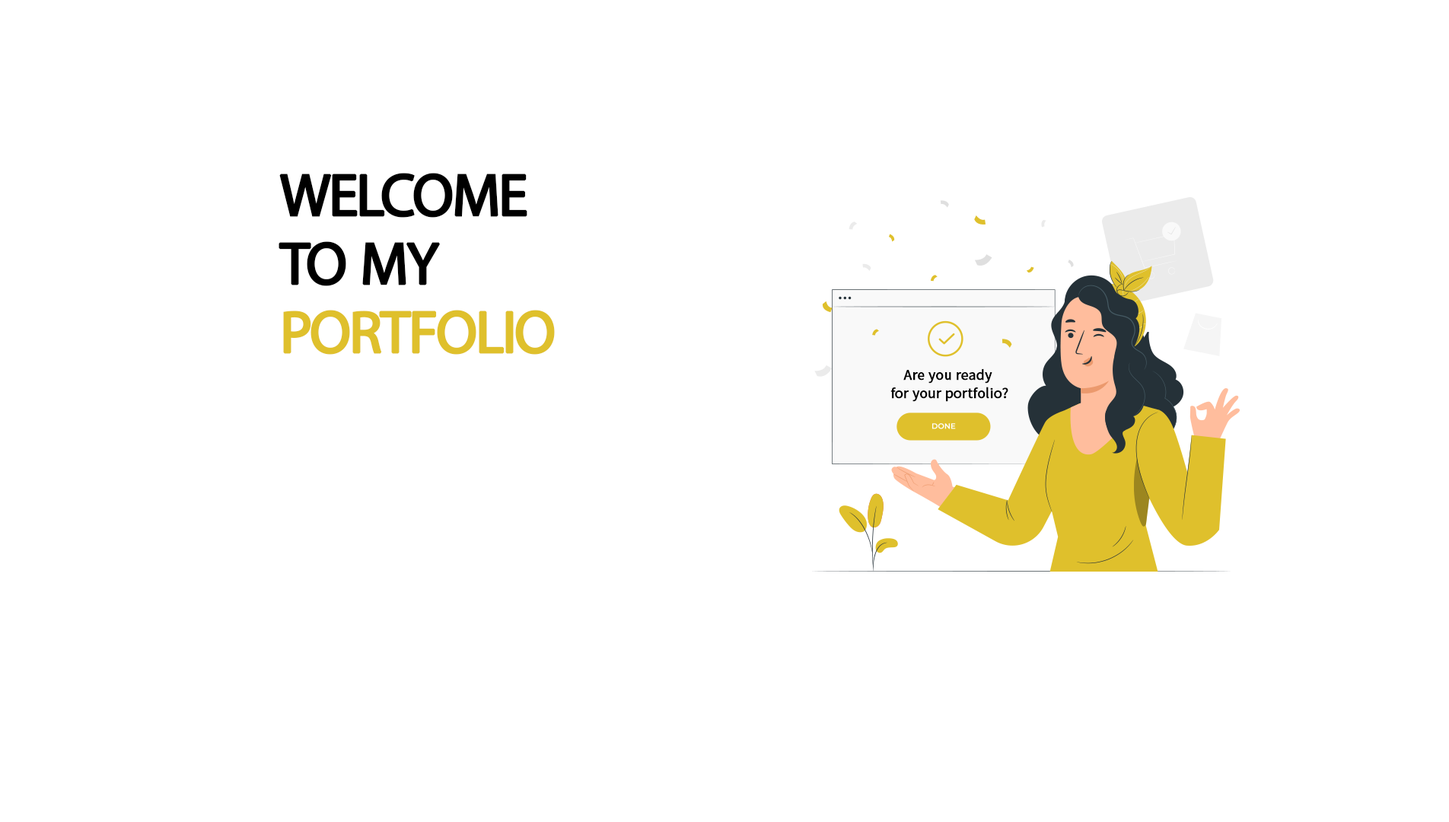
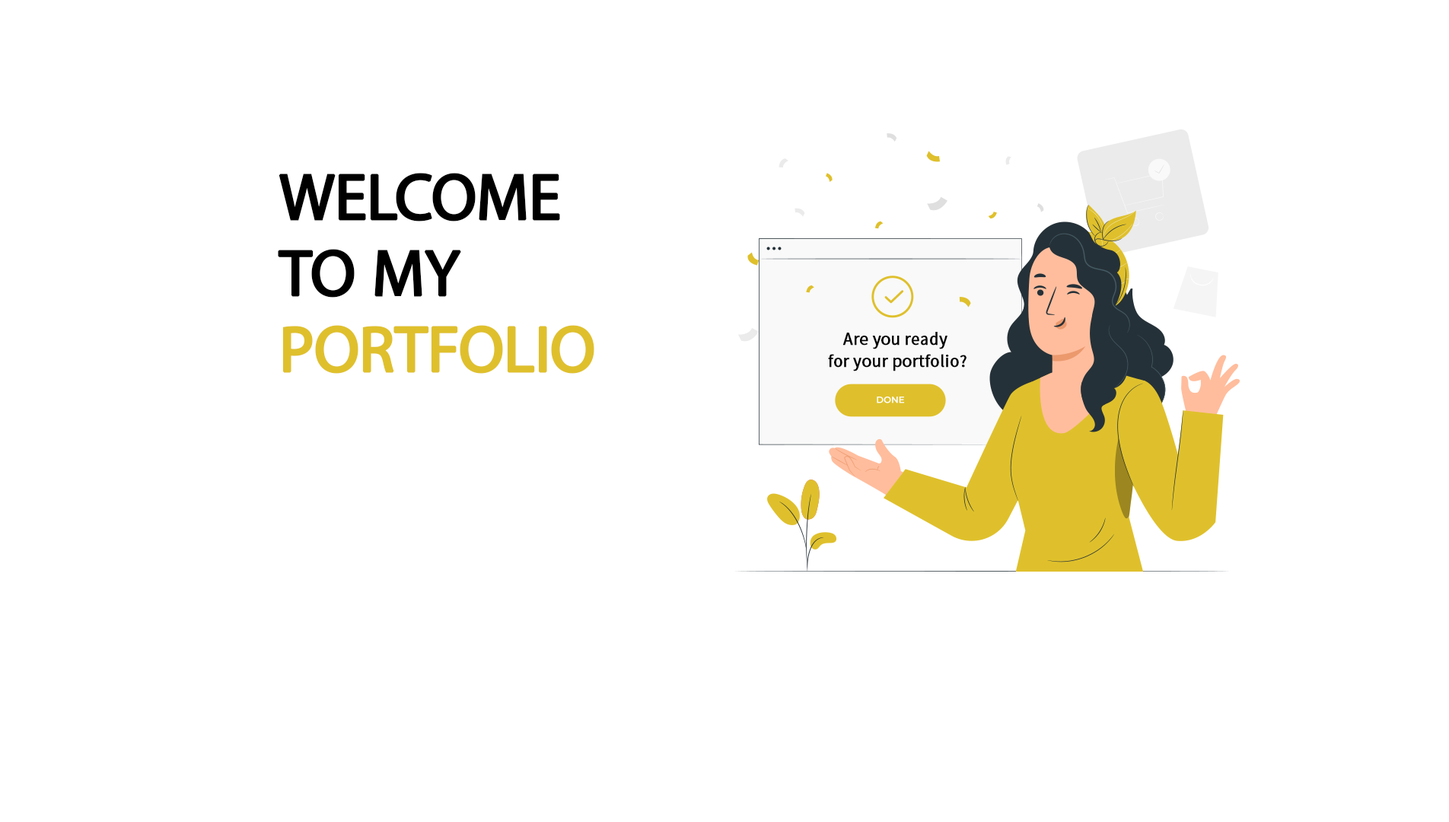
Layer changes from the first 1449px x 822px image to the second:
painted on "WELCOME TO MY PORTFOLIO" over [277, 172, 595, 374]
painted on "Are you ready for your portfolio?" over [828, 331, 1009, 402]
painted on "Vector Smart Object" over [735, 129, 1240, 572]
